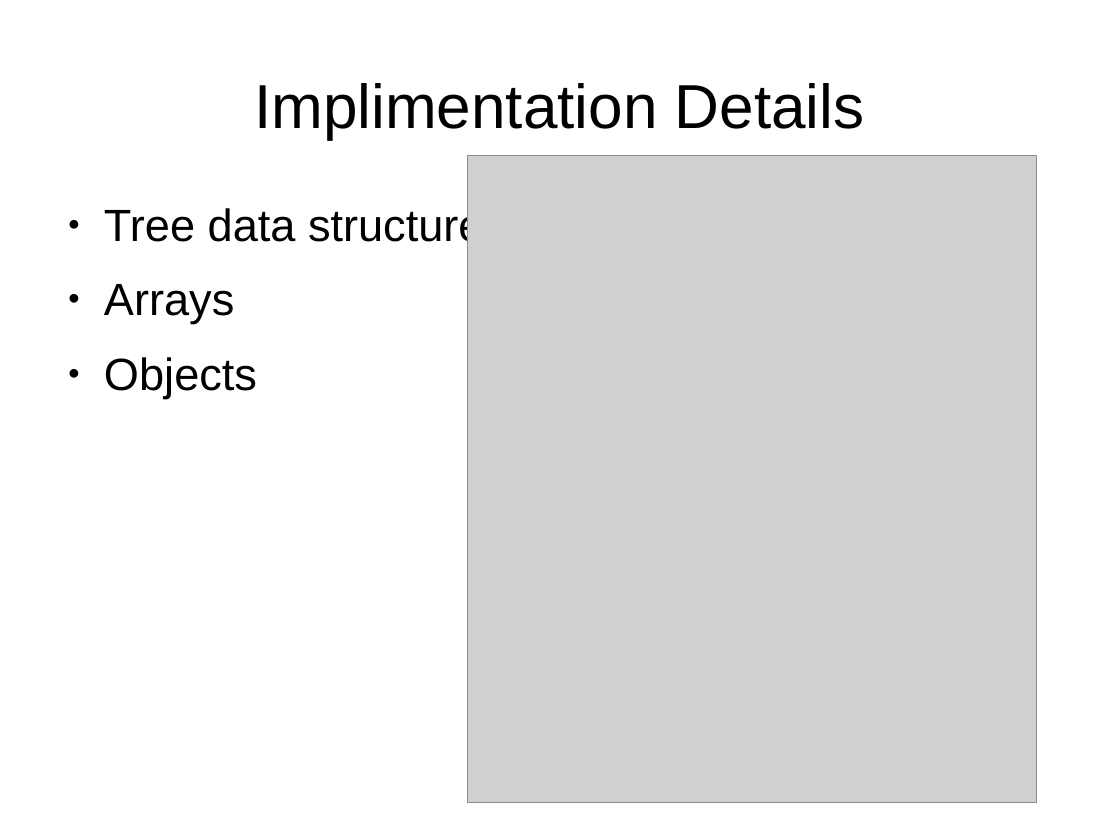
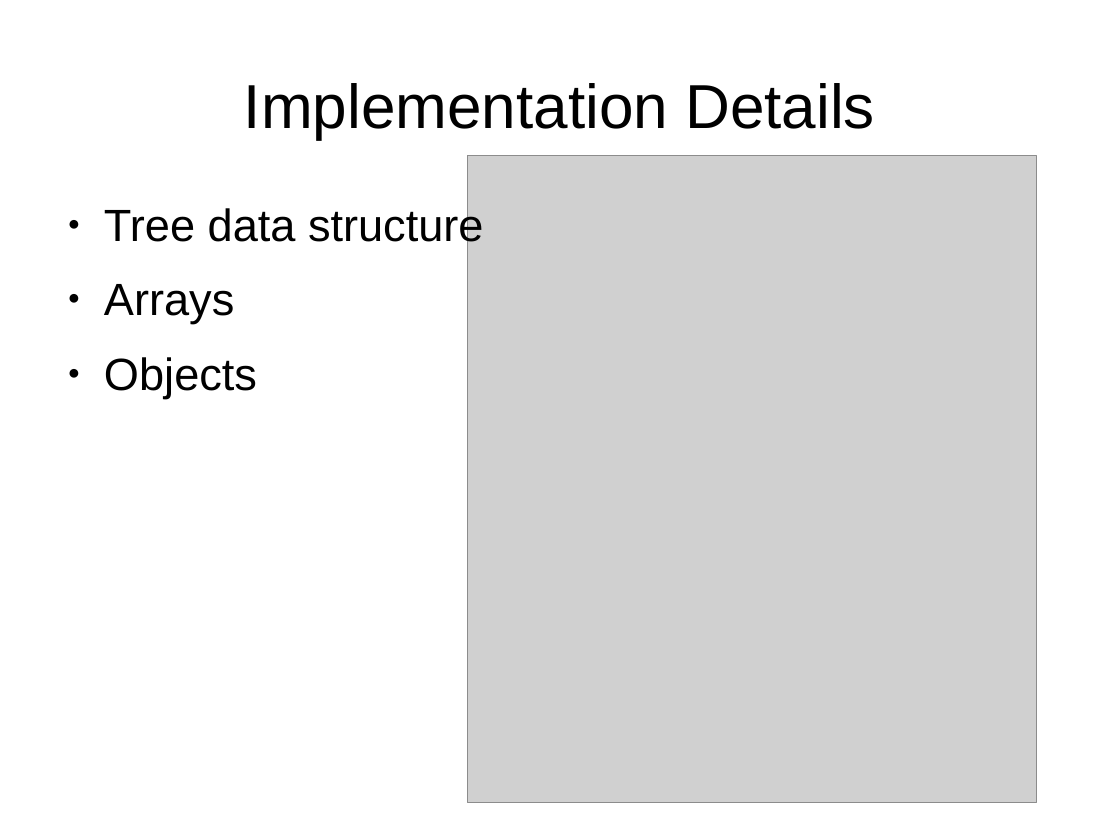
Before and after one commit to camdonite/mobile, a slide deck: slide 2 of docs/presentation.odp. Drawn at 1120x840 pixels with LibreOffice and Linux fonts; fonts in the diff are those of the drawing; grey boxes stand for pictures. Boxes give left, top, right and bottom in pixels: in the first picture for what was removed or moved away, otherwise in the second. Text is boxed around its words. In the diff, an @@ line names an element or a change of style, - is before the commit and + after.

```diff
--- a/docs/presentation.odp
+++ b/docs/presentation.odp
@@ title at [244,83,875,139]: text changed @@
-Implimentation Details
+Implementation Details
```
Also in this commit, not shown: 3 other slides changed, 2 slides added, 33 other files.
